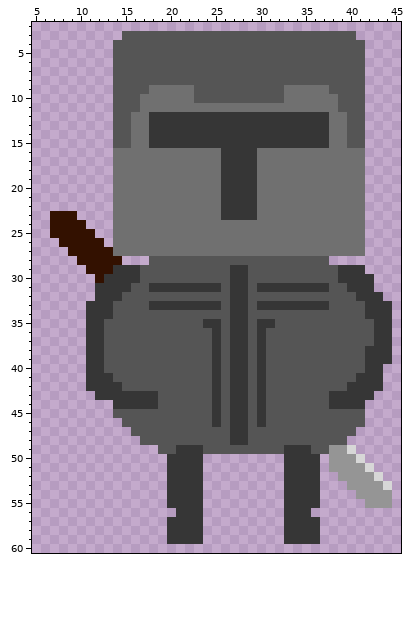
Pixel-art sprite: Colab2.0/sprites/spr_player/layers/a0b51cb9-9e0e-497d-8d38-2ecad4c1e5d2/eb51b0f8-a702-4f67-92d6-38a36aba9c78.png. The picture above is the old version.
The file is 64x64 pixels. Shown: x 5..45, y 2..60.
After:
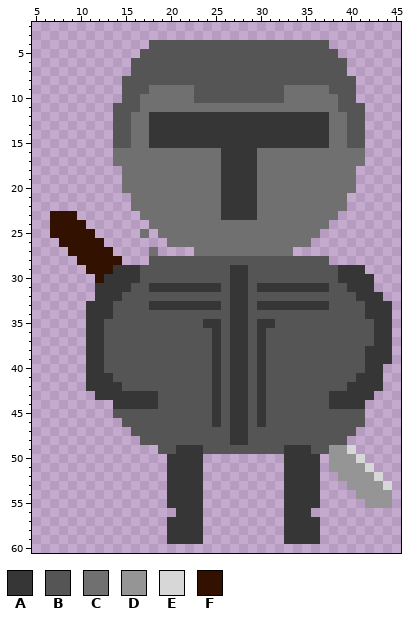
Palette (. is transparent): A #363636  B #555555  C #707070  D #959595  E #d7d7d7  F #331100
The exact change:
@@ x 5..45 @@
  2 .........................................
- 3 ..........BBBBBBBBBBBBBBBBBBBBBBBBBB.....
- 4 .........BBBBBBBBBBBBBBBBBBBBBBBBBBBB....
- 5 .........BBBBBBBBBBBBBBBBBBBBBBBBBBBB....
- 6 .........BBBBBBBBBBBBBBBBBBBBBBBBBBBB....
- 7 .........BBBBBBBBBBBBBBBBBBBBBBBBBBBB....
- 8 .........BBBBBBBBBBBBBBBBBBBBBBBBBBBB....
- 9 .........BBBBCCCCCBBBBBBBBBBCCCCCBBBB....
-10 .........BBBCCCCCCBBBBBBBBBBCCCCCCBBB....
+ 3 .........................................
+ 4 .............BBBBBBBBBBBBBBBBBBBB........
+ 5 ............BBBBBBBBBBBBBBBBBBBBBB.......
+ 6 ...........BBBBBBBBBBBBBBBBBBBBBBBB......
+ 7 ...........BBBBBBBBBBBBBBBBBBBBBBBB......
+ 8 ..........BBBBBBBBBBBBBBBBBBBBBBBBBB.....
+ 9 ..........BBBCCCCCBBBBBBBBBBCCCCCBBB.....
+10 ..........BBCCCCCCBBBBBBBBBBCCCCCCBB.....
 11 .........BBBCCCCCCCCCCCCCCCCCCCCCCBBB....
@@ x 5..45 @@
 17 .........CCCCCCCCCCCCAAAACCCCCCCCCCCC....
-18 .........CCCCCCCCCCCCAAAACCCCCCCCCCCC....
-19 .........CCCCCCCCCCCCAAAACCCCCCCCCCCC....
-20 .........CCCCCCCCCCCCAAAACCCCCCCCCCCC....
-21 .........CCCCCCCCCCCCAAAACCCCCCCCCCCC....
-22 .........CCCCCCCCCCCCAAAACCCCCCCCCCCC....
-23 ..FFF....CCCCCCCCCCCCAAAACCCCCCCCCCCC....
-24 ..FFFF...CCCCCCCCCCCCCCCCCCCCCCCCCCCC....
-25 ..FFFFF..CCCCCCCCCCCCCCCCCCCCCCCCCCCC....
-26 ...FFFFF.CCCCCCCCCCCCCCCCCCCCCCCCCCCC....
-27 ....FFFFFCCCCCCCCCCCCCCCCCCCCCCCCCCCC....
+18 ..........CCCCCCCCCCCAAAACCCCCCCCCCC.....
+19 ..........CCCCCCCCCCCAAAACCCCCCCCCCC.....
+20 ..........CCCCCCCCCCCAAAACCCCCCCCCCC.....
+21 ...........CCCCCCCCCCAAAACCCCCCCCCC......
+22 ...........CCCCCCCCCCAAAACCCCCCCCCC......
+23 ..FFF.......CCCCCCCCCAAAACCCCCCCCC.......
+24 ..FFFF.......CCCCCCCCCCCCCCCCCCCC........
+25 ..FFFFF.....C.CCCCCCCCCCCCCCCCCC.........
+26 ...FFFFF.......CCCCCCCCCCCCCCCC..........
+27 ....FFFFF....C....CCCCCCCCCCC............
 28 .....FFFFF...BBBBBBBBBBBBBBBBBBBB........
Boxes around the changes in both pictures, in picture pixels (x1, y1, x2, y2):
erased: (113, 31, 365, 103)
erased: (113, 166, 194, 256)
erased: (293, 166, 365, 256)
